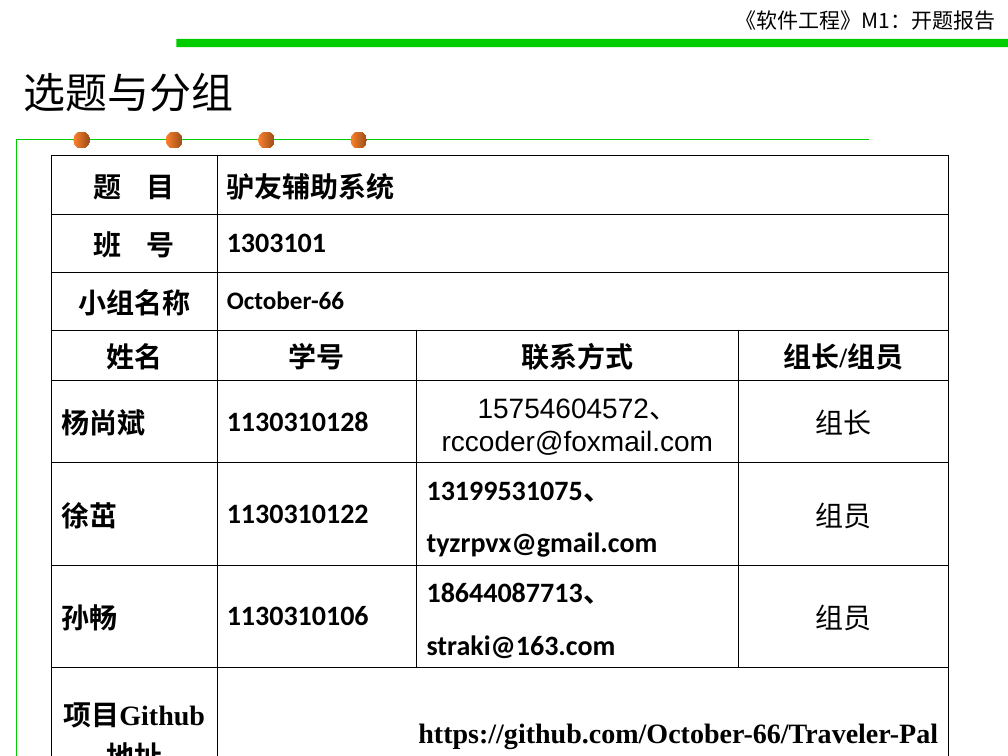
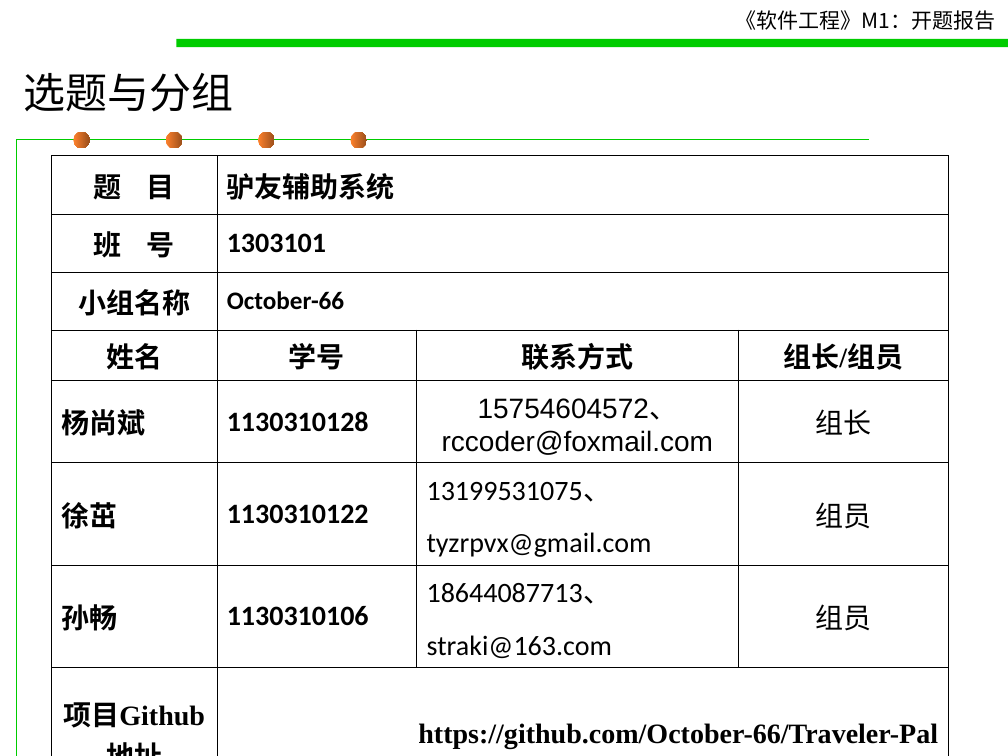
Before and after one commit to October-66/Traveler-Pal, a slide deck: slide 2 of doc/M1 - 开题报告.ppt. Drawn at 1008x756 pixels with LibreOffice and Linux fonts; fonts in the diff are those of the drawing. Boxes give left, top, right and bottom in pixels: in the first picture for what was removed or moved away, otherwise in the second. Text is boxed around its words. In the diff, an @@ line names an element or a change of style, - is before the commit and + after.

Commit message:
update doc/ppt

```diff
--- a/doc/M1 - 开题报告.ppt
+++ b/doc/M1 - 开题报告.ppt
@@ table at <box>51,156,949,756</box> @@
@@ bold off in "13199531075、", "tyzrpvx@gmail.com", "18644087713、", "straki@163.com" @@
```
